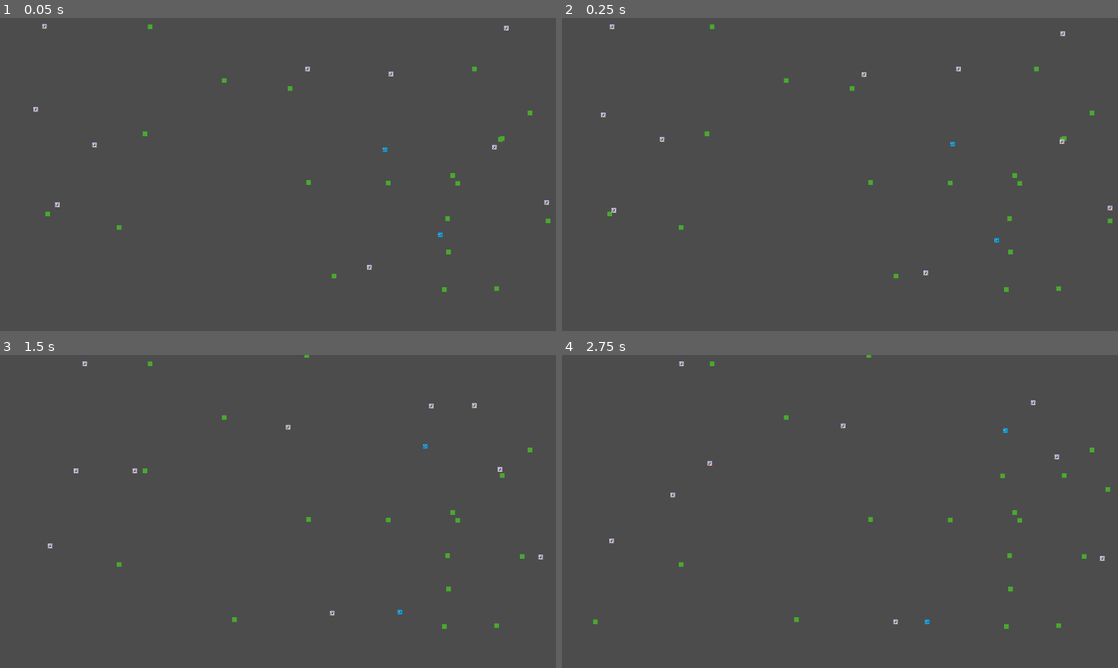
Above: before the commit, frames 1-4 (two rows, left to right).
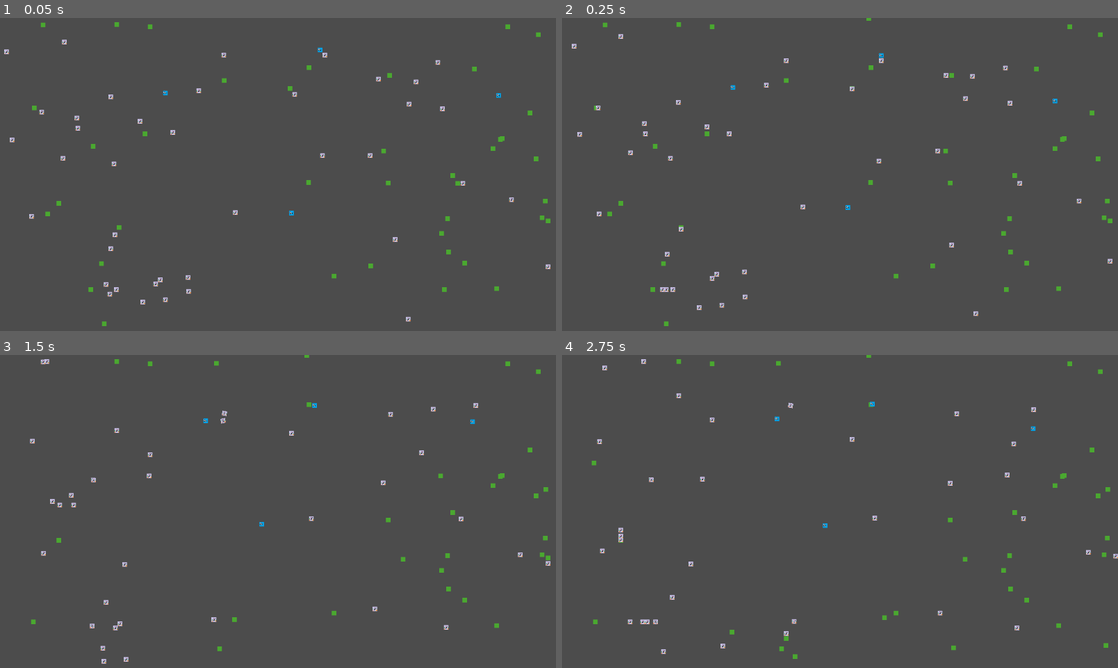
Above: after the commit, the same moments.

Repository: Unrimah/petri_cup
Game: Godot game, scene res://Node2D.tscn
Same seed, same stepped clock (60 frames per second), same inputs: the game is played once before the commit and once after it.
Inputs:
- Up to frame 1 (0.05 s): no input
- Up to frame 2 (0.25 s): no input
- Up to frame 3 (1.5 s): no input
- Up to frame 4 (2.75 s): no input

The runs differ from the first frame. In frame 1, 1.0% of the frame differs, in the area x 0-99%, y 1-99%; in frame 2, 1.0%; in frame 3, 1.0%; in frame 4, 1.0%, in the area x 5-100%, y 1-98%.

Commit message:
Stabilized parameters

Diff:
--- a/Grass1.tscn
+++ b/Grass1.tscn
@@ -8,7 +8,7 @@
 	add_to_group(\"grass\")
 
 func _init_plant():
-	BASE_HEALTH = 500
+	BASE_HEALTH = 400
 	health = 0
 
 func _create_new_plant(position):
--- a/Node2D.gd
+++ b/Node2D.gd
@@ -3,10 +3,10 @@
 const X_RES = 1200
 const Y_RES = 680
 
-const NUM_GRASS = 20
-const NUM_RABBITS = 10
-const NUM_WOLVES = 2
-const GRASS_DELAY = 25
+const NUM_GRASS = 40
+const NUM_RABBITS = 40
+const NUM_WOLVES = 4
+const GRASS_DELAY = 10
 
 var grass_scene = preload("res://Grass1.tscn")
 var rabbit_scene = preload("res://Rabbit1.tscn")
--- a/Rabbit1.tscn
+++ b/Rabbit1.tscn
@@ -9,17 +9,17 @@
 	add_to_group(\"rabbits\")
 
 func _init_animal():
-	MAX_HEALTH = 1000
+	MAX_HEALTH = 800
 	BASE_HEALTH = MAX_HEALTH / 2
-	FUCKING_HEALTH = 700
-	HUNGRY_HEALTH = 500
-	SEARCH_RANGE = 500
+	FUCKING_HEALTH = 500
+	HUNGRY_HEALTH = 300
+	SEARCH_RANGE = 300
 	EATING_DISTANCE = 1
 	COPULATING_DISTANCE = 10
 	COPULATION_LOSS = HUNGRY_HEALTH / 2
-	COPULATION_PERIOD = 300
-	POPULATION_LIMIT = 16
-	LIFE_PERIOD = COPULATION_PERIOD * 20
+	COPULATION_PERIOD = HUNGRY_HEALTH
+	POPULATION_LIMIT = 15
+	LIFE_PERIOD = COPULATION_PERIOD * 10
 	SELF_GROUP = \"rabbits\"
 	FOOD_GROUP = \"grass\"
 
--- a/Wolf1.tscn
+++ b/Wolf1.tscn
@@ -11,14 +11,14 @@
 func _init_animal():
 	MAX_HEALTH = 1500
 	BASE_HEALTH = MAX_HEALTH / 2
-	FUCKING_HEALTH = 1200
-	HUNGRY_HEALTH = 700
-	SEARCH_RANGE = 700
+	FUCKING_HEALTH = 900
+	HUNGRY_HEALTH = 500
+	SEARCH_RANGE = 400
 	EATING_DISTANCE = 10
 	COPULATING_DISTANCE = 10
 	COPULATION_LOSS = HUNGRY_HEALTH / 2
-	COPULATION_PERIOD = 2000
-	POPULATION_LIMIT = 4
+	COPULATION_PERIOD = HUNGRY_HEALTH * 3
+	POPULATION_LIMIT = 6
 	LIFE_PERIOD = COPULATION_PERIOD * 10
 	SELF_GROUP = \"wolves\"
 	FOOD_GROUP = \"rabbits\"
